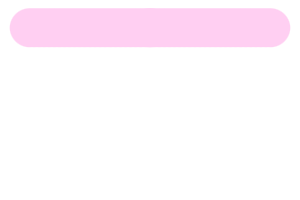
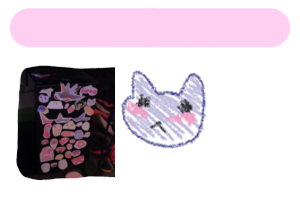
Layered file, before and after one edit (300x200). Changes by layer:
added layer "IMG_0118.JPG" above "CuteStickers.png" over [16, 65, 159, 181]
added layer "CuteStickers.png" above "Paint Layer 1" over [16, 65, 207, 181]
